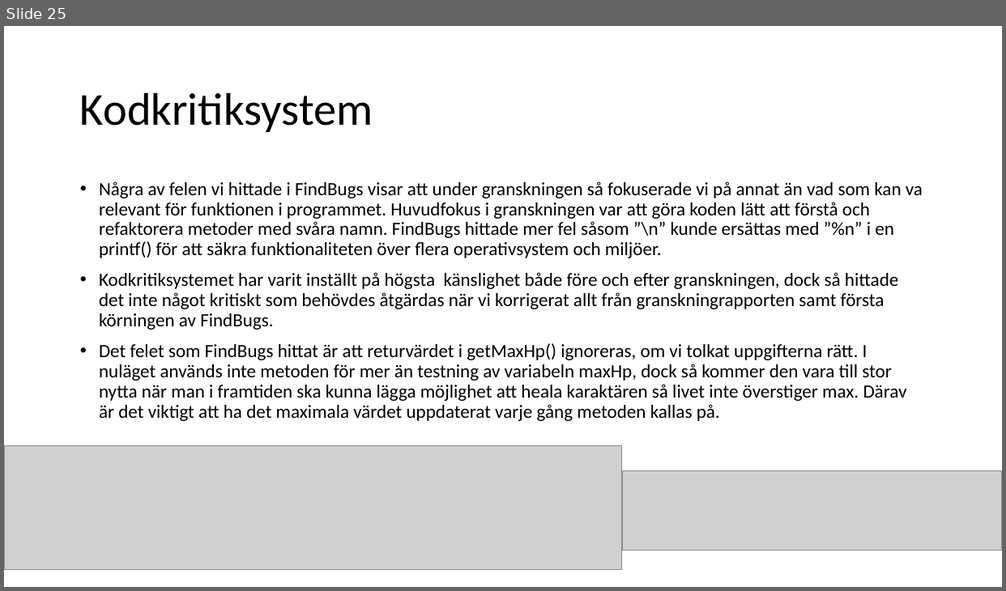
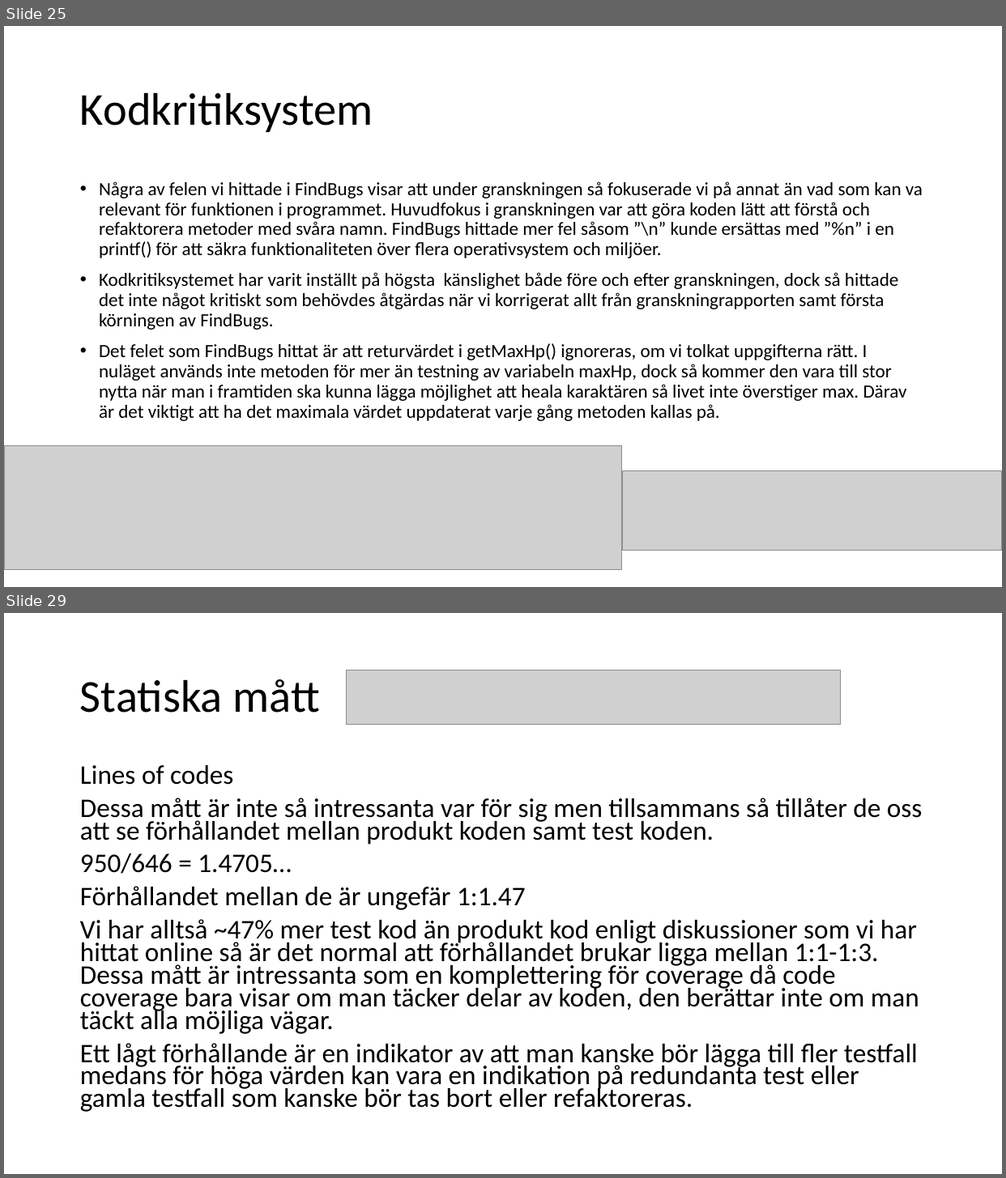
Before and after one commit to fyrtio2/projektINTE, a slide deck: 01 Dokumentation/slutredovisning.pptx. Shown one above the other, each under a label of ours: slide 25 before the commit, slides 25 and 29 after it; the slides between them are not shown. The pictures are 1006x591 and 1006x1178 pixels, drawn with LibreOffice and Linux fonts; fonts in the diff are those of the drawing; grey boxes stand for pictures. Boxes give left, top, right and bottom in pixels: in the first picture for what was removed or moved away, otherwise in the second. Text is boxed around its words. In the diff, an @@ line names an element or a change of style, - is before the commit and + after.

Commit message:
Metrics tillagd i PP
Har lagt till metrics i powerpoint presentationen, har även återställt en äldre version av Game.java så att profilern kan testas.

```diff
--- a/01 Dokumentation/slutredovisning.pptx
+++ b/01 Dokumentation/slutredovisning.pptx
@@ slide 29 added at (x1=4, y1=613, x2=1002, y2=1174), background #FFFFFF @@
@@ title added at (x1=80, y1=679, x2=320, y2=713), 44 pt, text #000000 @@
+Statiska mått
@@ picture added at (x1=347, y1=670, x2=841, y2=725) @@
@@ text added at (x1=80, y1=765, x2=923, y2=1112), 25.9 pt, text #000000 @@
+Lines of codes
+Dessa mått är inte så intressanta var för sig men tillsammans så tillåter de oss att se förhållandet mellan produkt koden samt test koden.
+950/646 = 1.4705…
+Förhållandet mellan de är ungefär 1:1.47
+Vi har alltså ~47% mer test kod än produkt kod enligt diskussioner som vi har hittat online så är det normal att förhållandet brukar ligga mellan 1:1-1:3. Dessa mått är intressanta som en komplettering för coverage då code coverage bara visar om man täcker delar av koden, den berättar inte om man täckt alla möjliga vägar.
+Ett lågt förhållande är en indikator av att man kanske bör lägga till fler testfall medans för höga värden kan vara en indikation på redundanta test eller gamla testfall som kanske bör tas bort eller refaktoreras.
```
Also in this commit, not shown: 3 other slides added, 1 slide removed, 3 other files.
